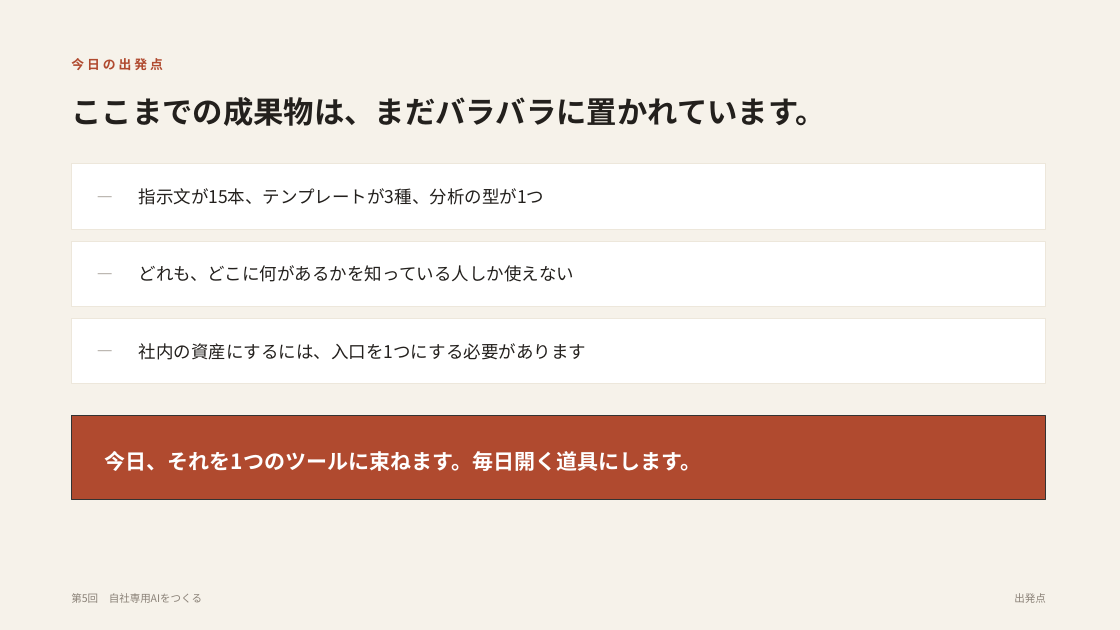
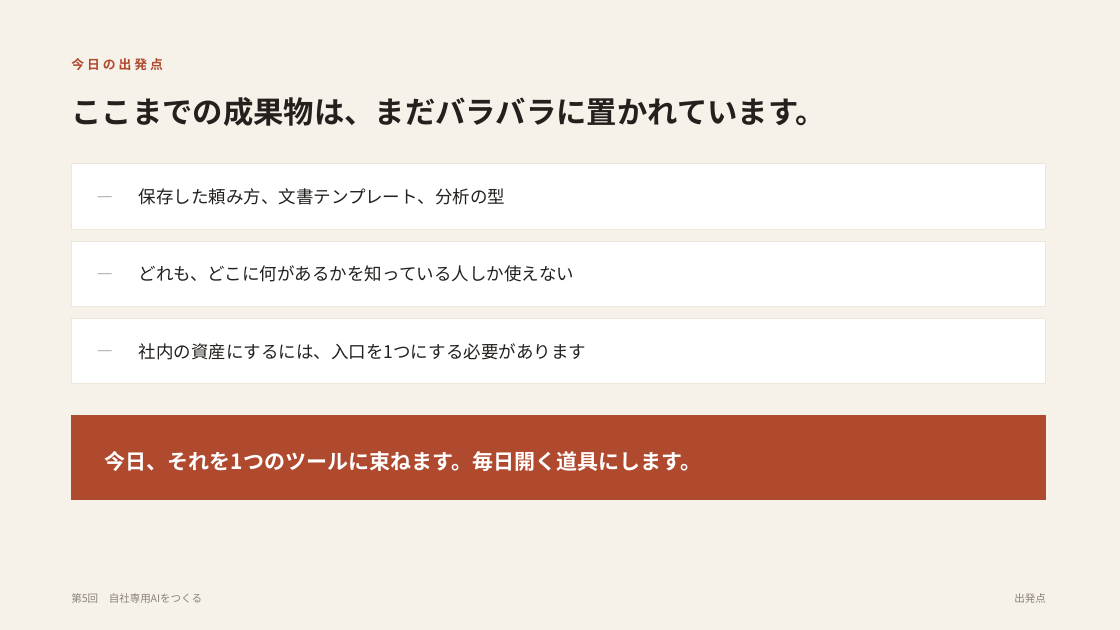
Before and after one commit to yusuke-aoki-bit/founders-ai-program, a slide deck: slide 2 of slides/pptx/第05回_自社専用AIをつくる.pptx. Drawn at 1120x630 pixels with LibreOffice and Linux fonts; fonts in the diff are those of the drawing. Boxes give left, top, right and bottom in pixels: in the first picture for what was removed or moved away, otherwise in the second. Text is boxed around its words. In the diff, an @@ line names an element or a change of style, - is before the commit and + after.

```diff
--- a/slides/pptx/第05回_自社専用AIをつくる.pptx
+++ b/slides/pptx/第05回_自社専用AIをつくる.pptx
@@ text at (x1=139, y1=188, x2=506, y2=205): text changed @@
-指示文が15本、テンプレートが3種、分析の型が1つ
+保存した頼み方、文書テンプレート、分析の型
@@ rectangle at (x1=71, y1=416, x2=1046, y2=500): outline #333333 1 pt to #B04A2F 1 pt @@
```
Also in this commit, not shown: 9 other slides changed, 6 slides added, 4 slides removed, 17 other files.
